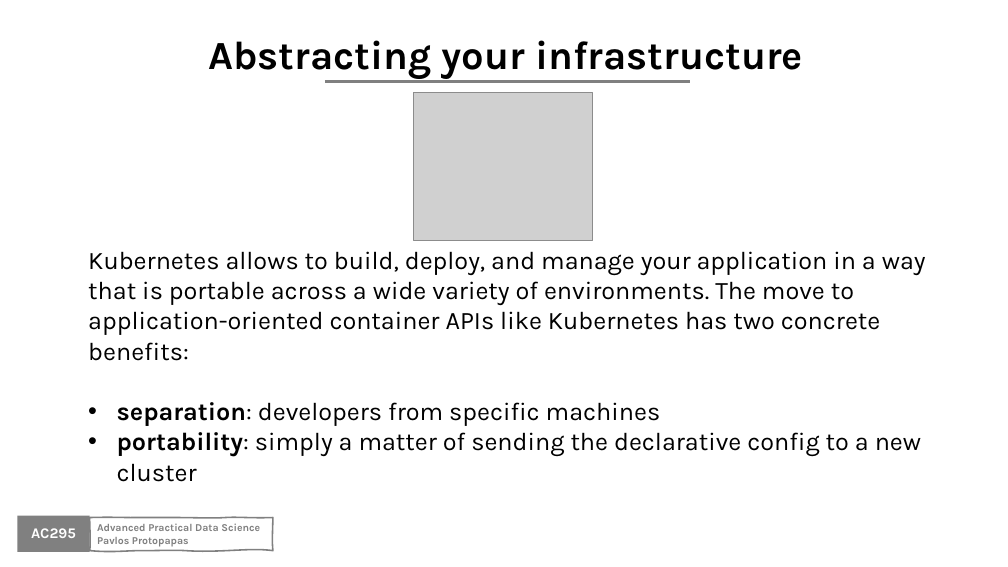
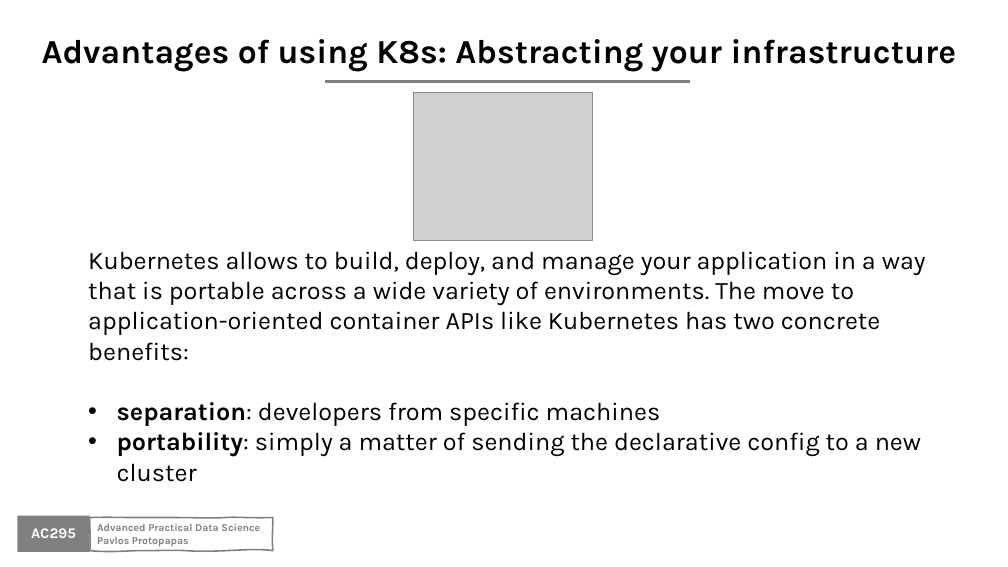
Before and after one commit to Harvard-IACS/2020F-AC295, a slide deck: slide 28 of content/lectures/lecture3/presentation/lecture3.pptx. Drawn at 1008x567 pixels with LibreOffice and Linux fonts; fonts in the diff are those of the drawing; grey boxes stand for pictures; background and template pictures are left out. Boxes give left, top, right and bottom in pixels: in the first picture for what was removed or moved away, otherwise in the second. Text is boxed around its words. In the diff, an @@ line names an element or a change of style, - is before the commit and + after.

```diff
--- a/content/lectures/lecture3/presentation/lecture3.pptx
+++ b/content/lectures/lecture3/presentation/lecture3.pptx
@@ text at box(42, 39, 956, 72): text changed; size 38 to 32 pt @@
-Abstracting your infrastructure
+Advantages of using K8s: Abstracting your infrastructure
```
Also in this commit, not shown: 19 other slides changed, 1 slide added, 13 slides removed, 3 other files.
